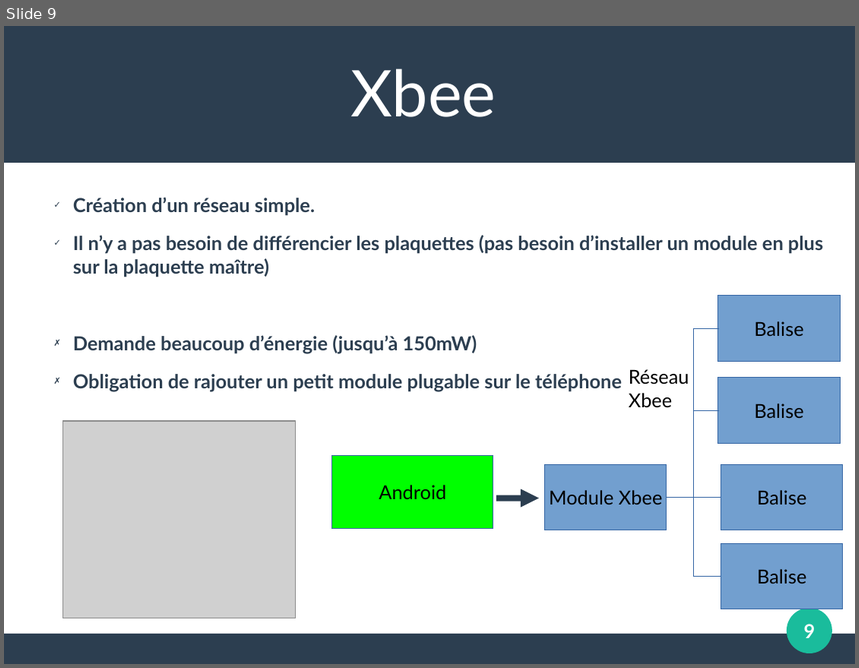
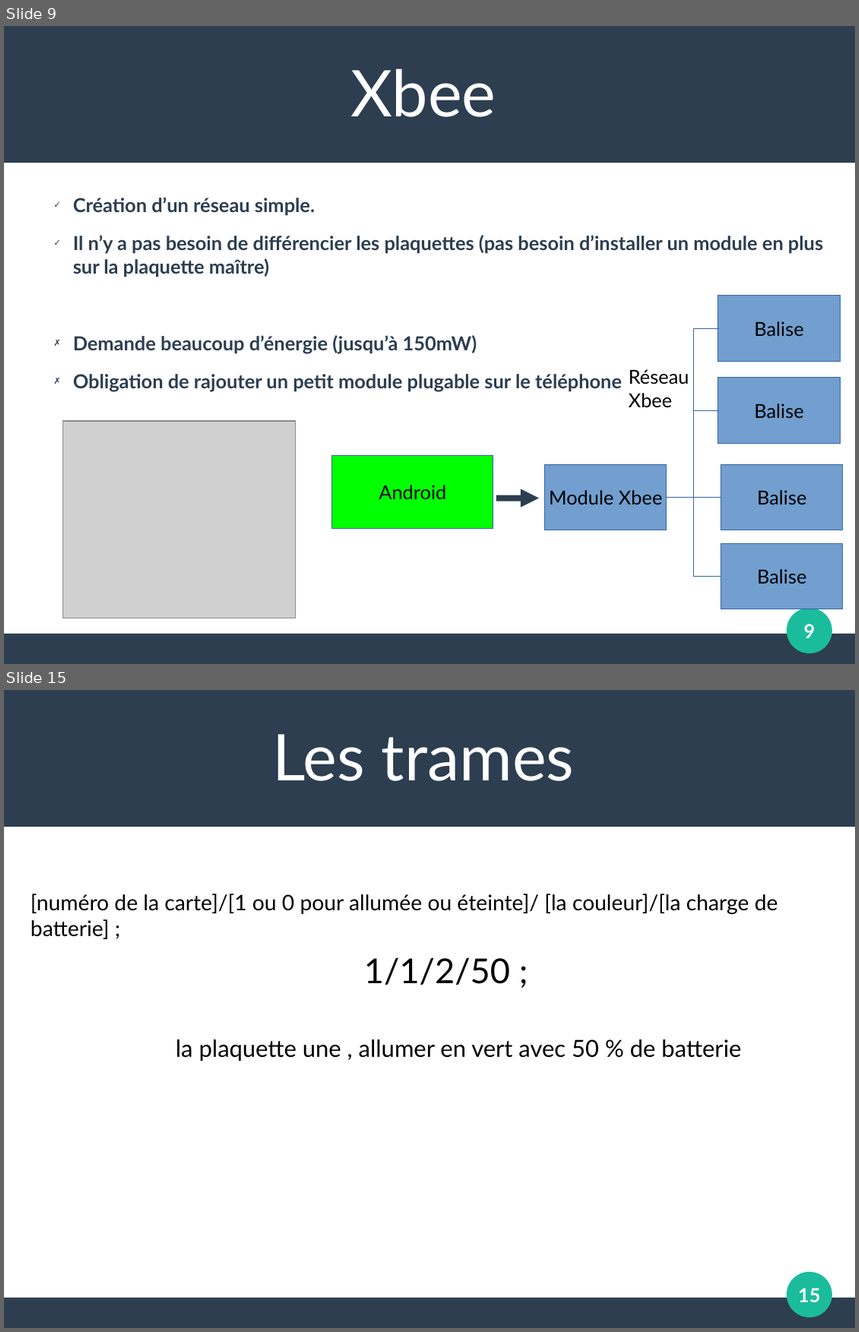
Before and after one commit to albanninou/ProjetBTS, a slide deck: Presentation premiere revue de projet.odp. Shown one above the other, each under a label of ours: slide 9 before the commit, slides 9 and 15 after it; the slides between them are not shown. The pictures are 859x668 and 859x1332 pixels, drawn with LibreOffice and Linux fonts; fonts in the diff are those of the drawing; grey boxes stand for pictures. Boxes give left, top, right and bottom in pixels: in the first picture for what was removed or moved away, otherwise in the second. Text is boxed around its words. In the diff, an @@ line names an element or a change of style, - is before the commit and + after.

```diff
--- a/Presentation premiere revue de projet.odp
+++ b/Presentation premiere revue de projet.odp
@@ slide 15 added at [4, 690, 855, 1328], background #FFFFFF; not listed: 3 template elements that a slide beside it also shows @@
@@ text added at [272, 734, 575, 781], 60 pt, text #FFFFFF @@
+Les trames
@@ text added at [31, 894, 778, 939], 20 pt, text #000000 @@
+[numéro de la carte]/[1 ou 0 pour allumée ou éteinte]/ [la couleur]/[la charge de batterie] ;
@@ text added at [364, 958, 510, 985], 32 pt, text #000000 @@
+1/1/2/50 ;
@@ text added at [176, 1040, 741, 1062], 22 pt, text #000000 @@
+la plaquette une , allumer en vert avec 50 % de batterie
@@ page number added at [798, 1288, 820, 1303], 18 pt, text #FFFFFF, bold @@
+15
```
Also in this commit, not shown: 7 other slides added, 1 slide removed, 21 other files.
